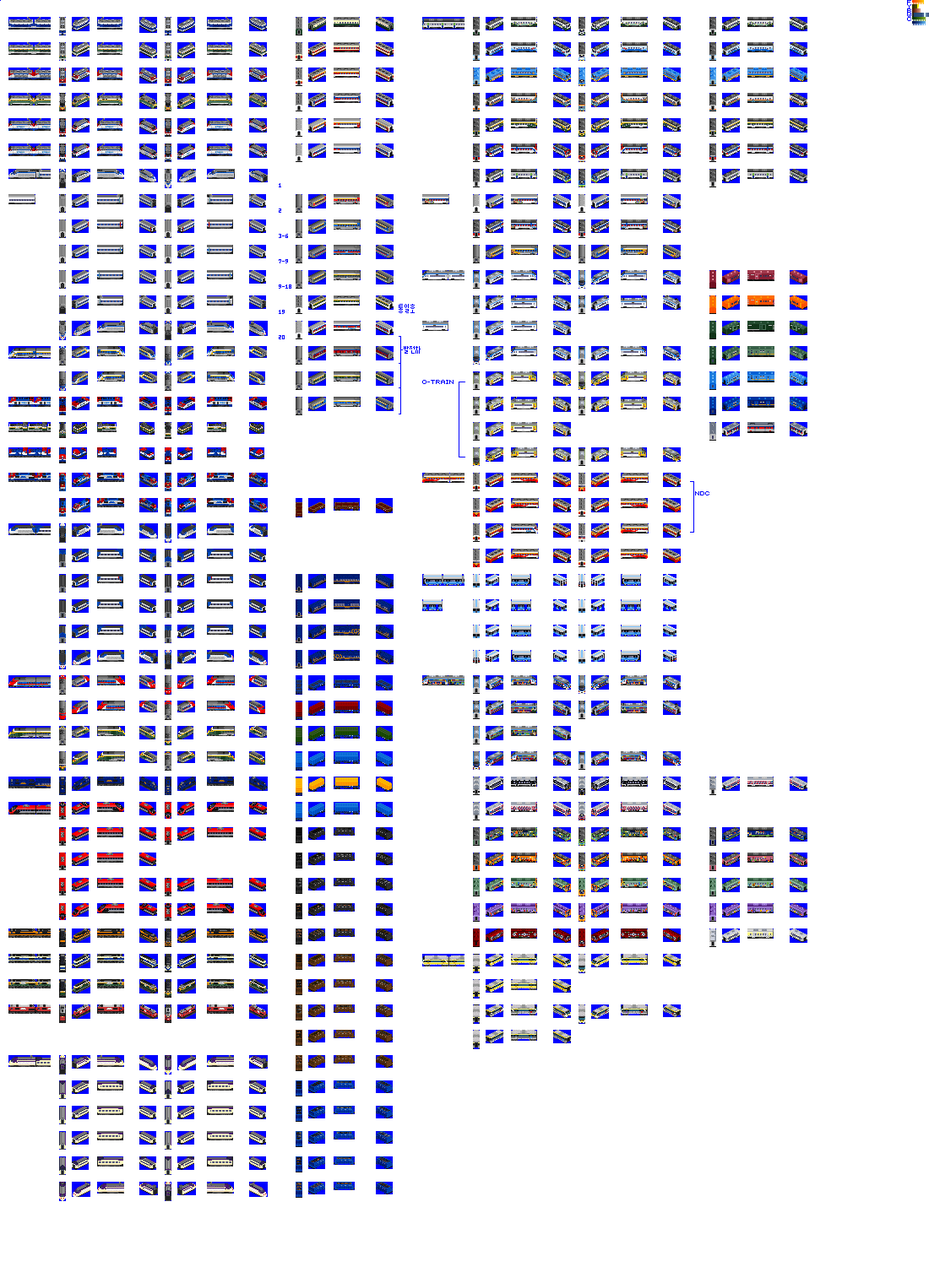
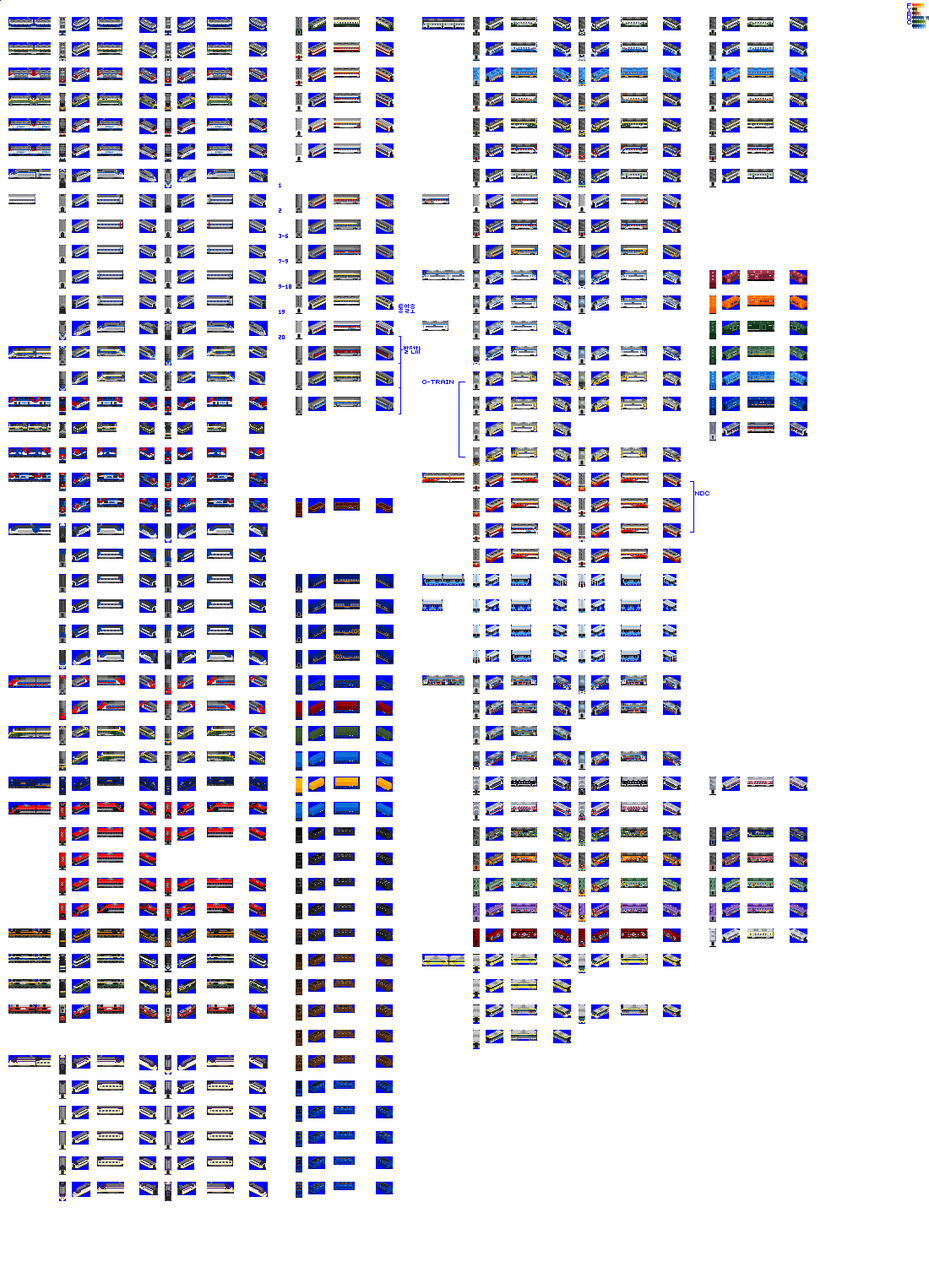
Layered file, before and after one edit (929×1283). Changes by layer:
painted on "Forbidden colours" over [left=906, top=0, right=929, bottom=29]
painted on "Sprites" over [left=295, top=298, right=625, bottom=1160]
